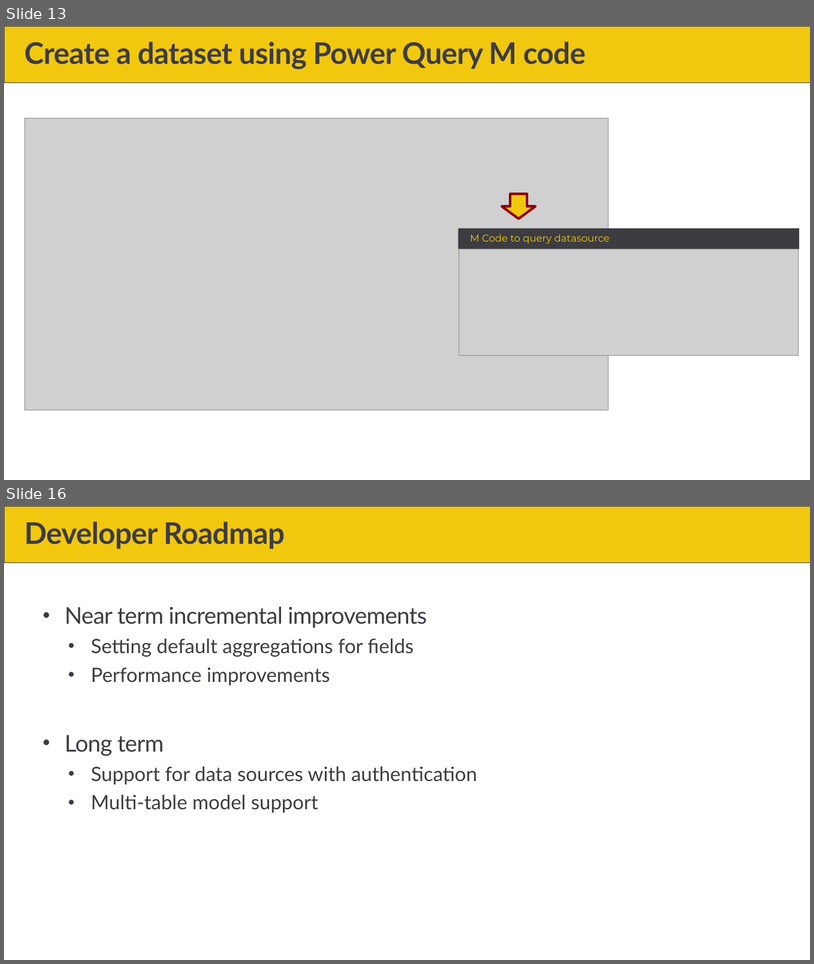
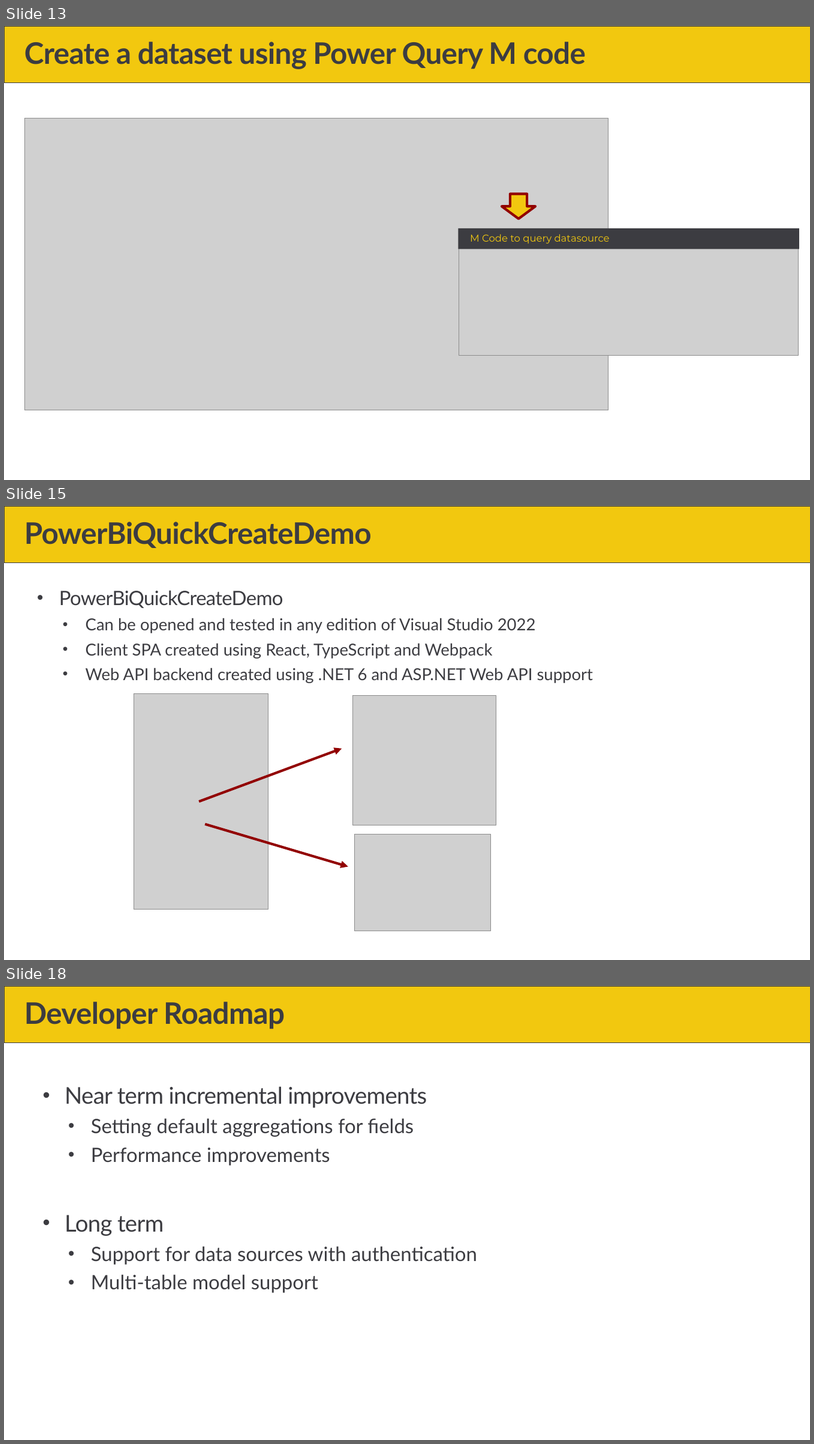
Before and after one commit to PowerBiDevCamp/Camp-Sessions, a slide deck: Session 29 - Developing with the Power BI Quick Create SDK.pptx. Shown one above the other, each under a label of ours: slides 13 and 16 before the commit, slides 13, 15 and 18 after it; the slides between them are not shown. The pictures are 814x964 and 814x1444 pixels, drawn with LibreOffice and Linux fonts; fonts in the diff are those of the drawing; grey boxes stand for pictures; background and template pictures are left out. Boxes give left, top, right and bottom in pixels: in the first picture for what was removed or moved away, otherwise in the second. Text is boxed around its words. In the diff, an @@ line names an element or a change of style, - is before the commit and + after.

```diff
--- a/Session 29 - Developing with the Power BI Quick Create SDK.pptx
+++ b/Session 29 - Developing with the Power BI Quick Create SDK.pptx
@@ slide 15 added at box(4, 506, 810, 960), background #FFFFFF; not listed: 1 template element that a slide beside it also shows @@
@@ title added at box(24, 522, 372, 548), 36 pt, text #3C3C41, bold @@
+PowerBiQuickCreateDemo
@@ text added at box(59, 590, 593, 683), 20 pt, text #3C3C41 @@
+• PowerBiQuickCreateDemo
+  • Can be opened and tested in any edition of Visual Studio 2022
+  • Client SPA created using React, TypeScript and Webpack
+  • Web API backend created using .NET 6 and ASP.NET Web API support
@@ picture added at box(134, 693, 269, 909) @@
@@ picture added at box(353, 696, 496, 825) @@
@@ arrow added from (199, 801) to (342, 748), #920000 3 pt @@
@@ arrow added from (205, 824) to (348, 867), #920000 3 pt @@
@@ picture added at box(354, 834, 491, 931) @@
@@ what was slide 16 is now slide 18 @@
```
Also in this commit, not shown: 5 slides changed, 1 other slide added.
